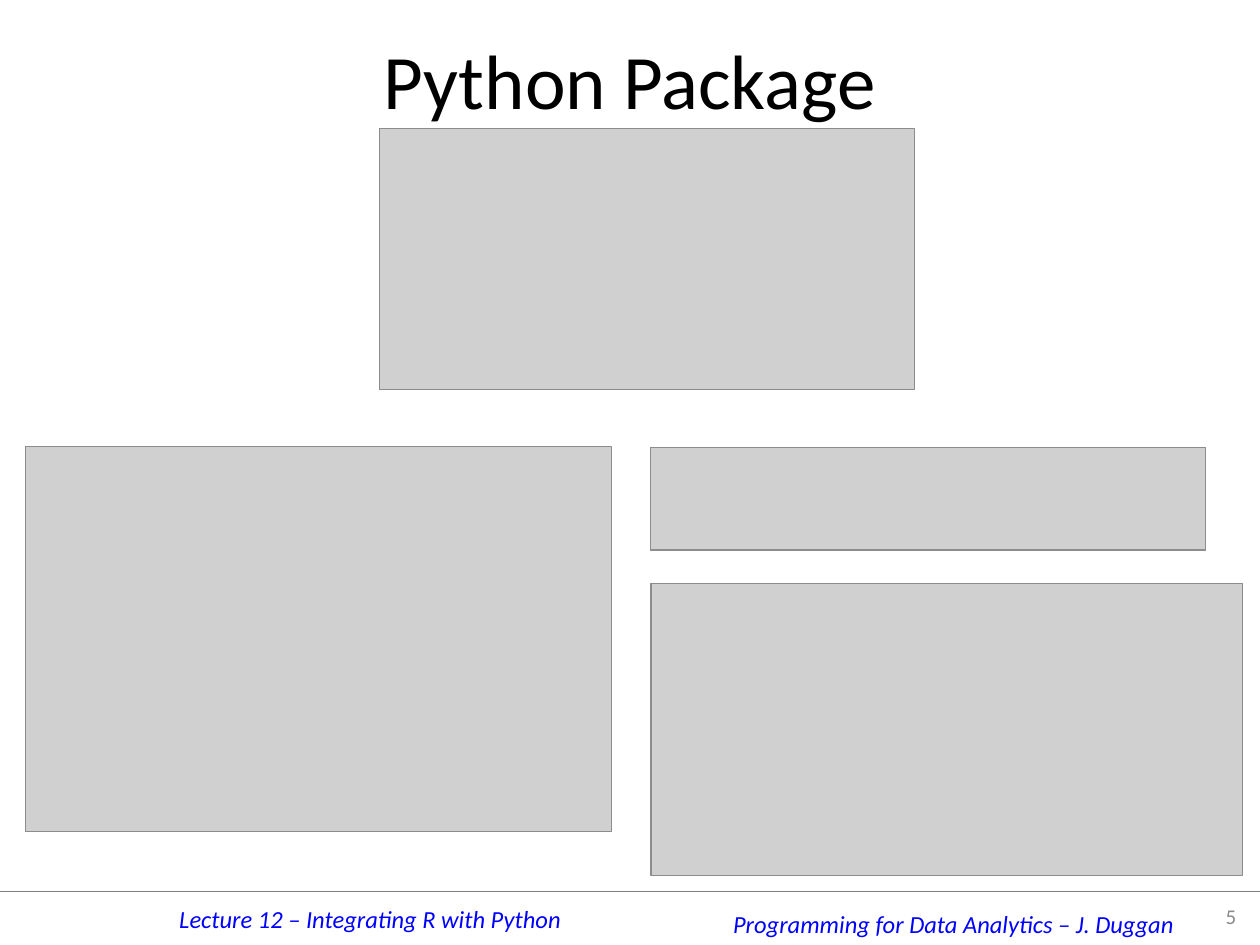
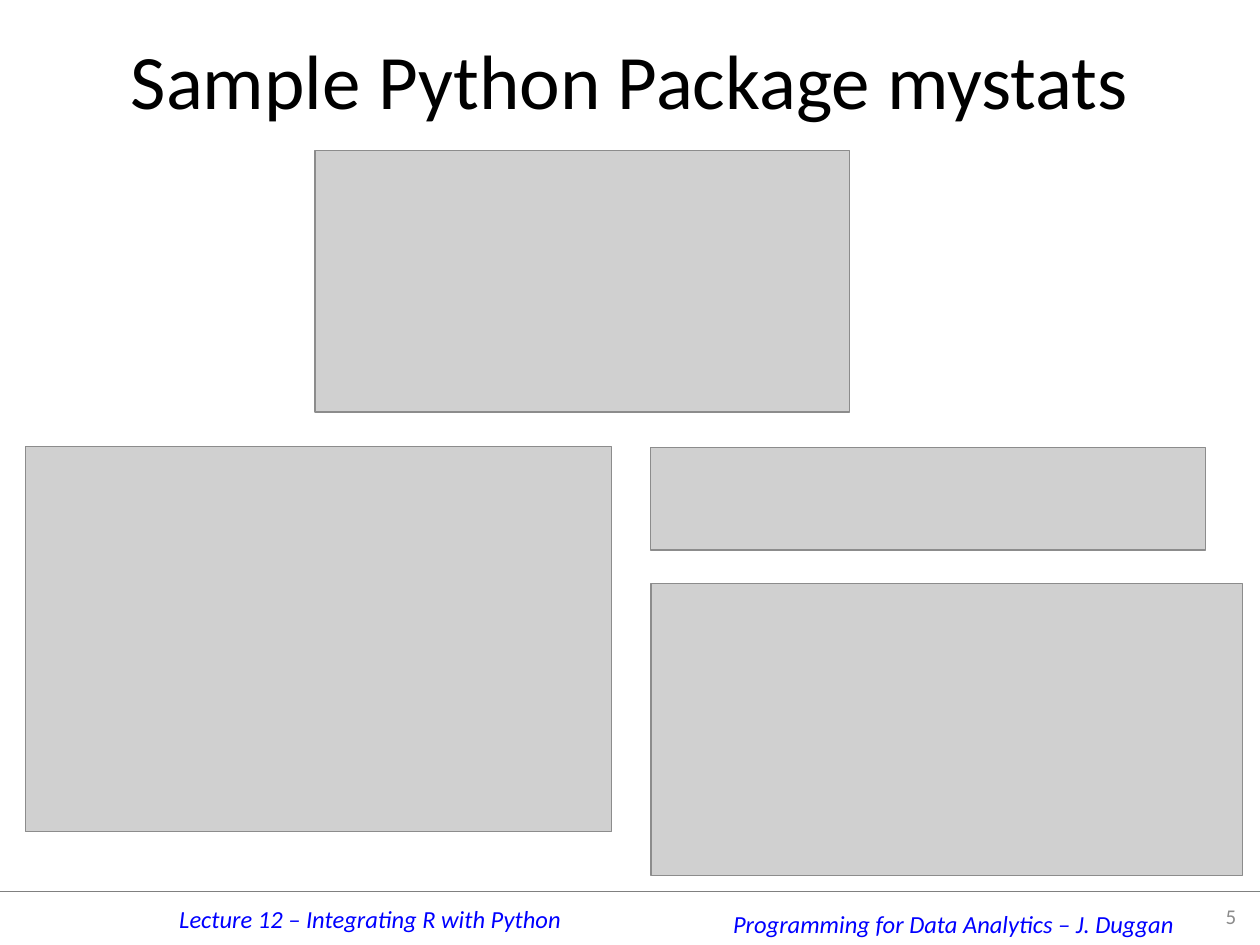
Before and after one commit to JimDuggan/CT5102, a slide deck: slide 5 of materials/12 reticulate/12 Reticulate.pptx. Drawn at 1260x945 pixels with LibreOffice and Linux fonts; fonts in the diff are those of the drawing; grey boxes stand for pictures; background and template pictures are left out. Boxes give left, top, right and bottom in pixels: in the first picture for what was removed or moved away, otherwise in the second. Text is boxed around its words. In the diff, an @@ line names an element or a change of style, - is before the commit and + after.

```diff
--- a/materials/12 reticulate/12 Reticulate.pptx
+++ b/materials/12 reticulate/12 Reticulate.pptx
@@ title at bbox=[131, 55, 1128, 123]: text changed @@
-Python Package
+Sample Python Package mystats
@@ picture: place and size @@
-picture at bbox=[379, 129, 914, 389]
+picture at bbox=[315, 151, 849, 412]
```
Also in this commit, not shown: 1 other slide changed, 2 other files.
